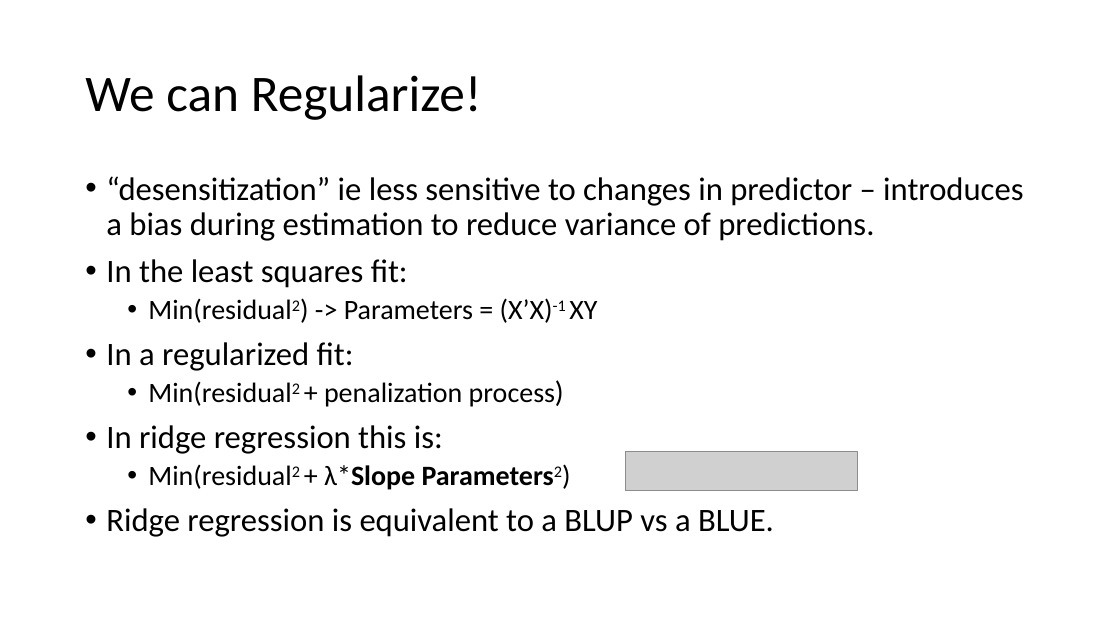
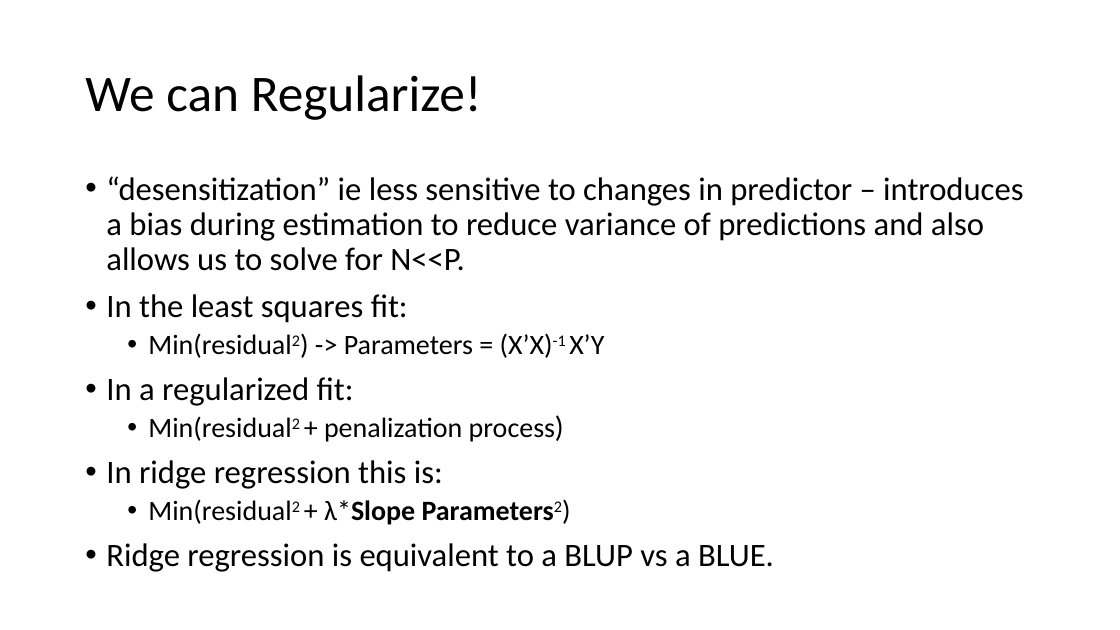
Before and after one commit to ter56/September2_2021_class, a slide deck: slide 29 of AdditiveModels_9_2_2021.pptx. Drawn at 1120x630 pixels with LibreOffice and Linux fonts; fonts in the diff are those of the drawing; grey boxes stand for pictures. Boxes give left, top, right and bottom in pixels: in the first picture for what was removed or moved away, otherwise in the second. Text is boxed around its words. In the diff, an @@ line names an element or a change of style, - is before the commit and + after.

```diff
--- a/AdditiveModels_9_2_2021.pptx
+++ b/AdditiveModels_9_2_2021.pptx
@@ text at <box>106,176,1023,271</box>: text changed @@
-• “desensitization” ie less sensitive to changes in predictor – introduces a bias during estimation to reduce variance of predictions.
+• “desensitization” ie less sensitive to changes in predictor – introduces a bias during estimation to reduce variance of predictions and also allows us to solve for N<<P.
@@ text at <box>148,333,604,358</box>: text changed @@
-  • Min(residual2) -> Parameters = (X’X)-1 XY
+  • Min(residual2) -> Parameters = (X’X)-1 X’Y
@@ picture removed at <box>625,452,858,491</box> @@
```
Also in this commit, not shown: 4 other slides changed, 1 slide removed, 1 other file.
